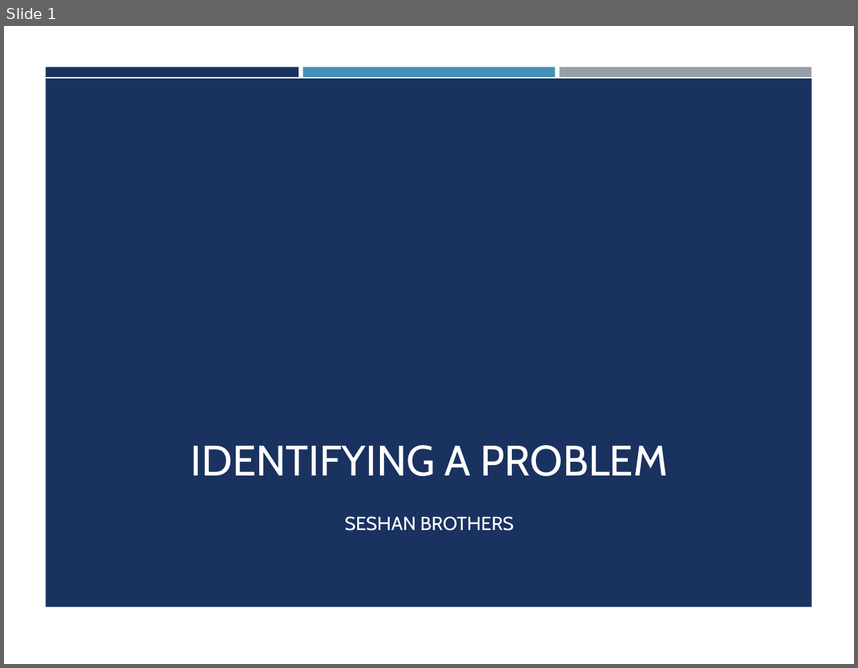
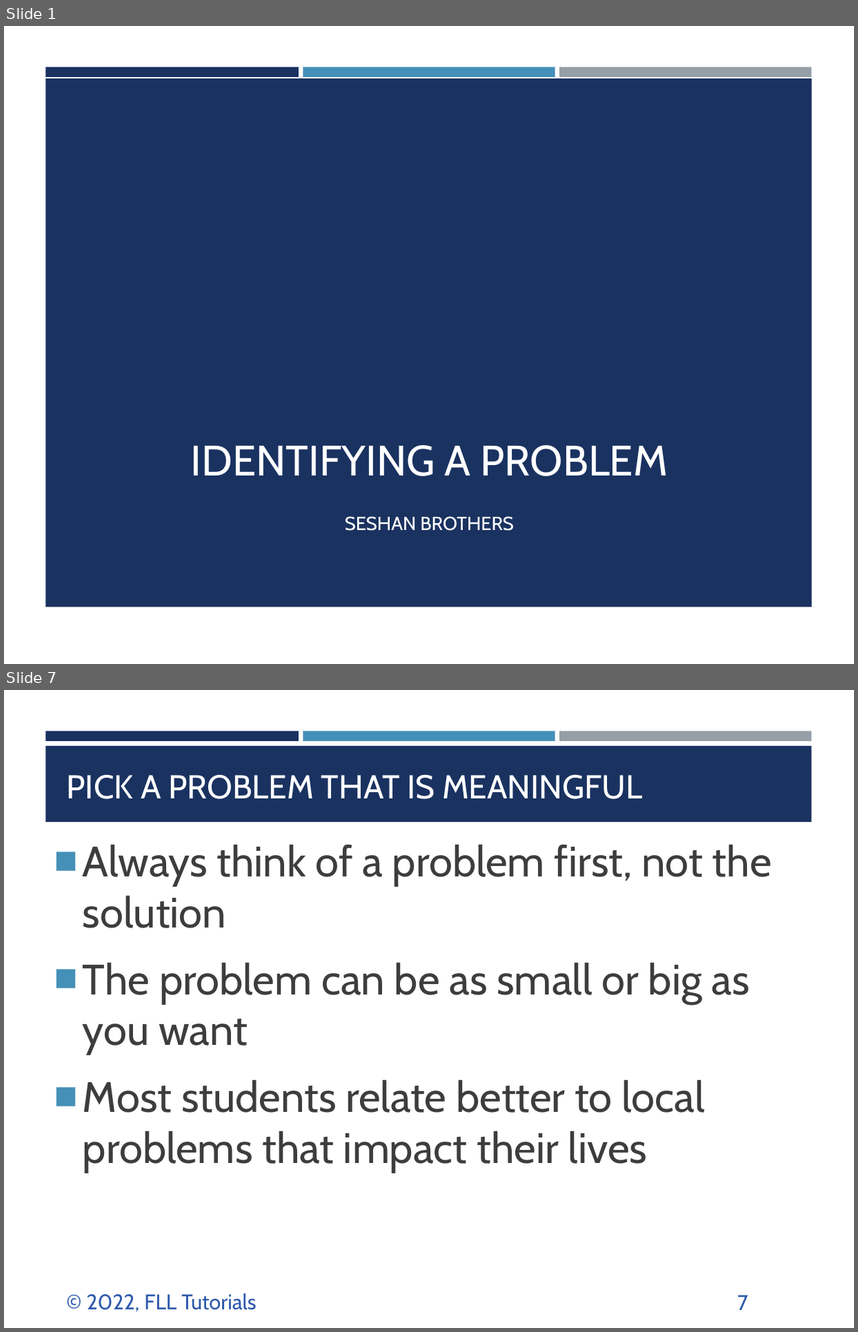
Before and after one commit to ev3lessons/FLL-Tutorials, a slide deck: translations/en-us/Project/Identify.pptx. Shown one above the other, each under a label of ours: slide 1 before the commit, slides 1 and 7 after it; the slides between them are not shown. The pictures are 858x668 and 858x1332 pixels, drawn with LibreOffice and Linux fonts; fonts in the diff are those of the drawing; background and template pictures are left out. Boxes give left, top, right and bottom in pixels: in the first picture for what was removed or moved away, otherwise in the second. Text is boxed around its words. In the diff, an @@ line names an element or a change of style, - is before the commit and + after.

```diff
--- a/translations/en-us/Project/Identify.pptx
+++ b/translations/en-us/Project/Identify.pptx
@@ slide 7 added at (4, 690, 854, 1328), background #FFFFFF; not listed: 3 template elements that a slide beside it also shows @@
@@ rectangle added at (45, 746, 811, 822), fill #1A3260 @@
@@ title added at (67, 774, 642, 799), 28 pt, text #FFFFFF @@
+PICK A PROBLEM THAT IS MEANINGFUL
@@ text added at (83, 845, 772, 1172), 36 pt, text #3D3D3D @@
+■ Always think of a problem first, not the solution
+■ The problem can be as small or big as you want
+■ Most students relate better to local problems that impact their lives
@@ text added at (87, 1293, 256, 1311), 18 pt, text #2F5AAC @@
+© 2022, FLL Tutorials
@@ page number added at (737, 1294, 748, 1310), 18 pt, text #2F5AAC @@
+7
```
Also in this commit, not shown: 8 slides changed, 1 other slide added, 10 other files.
